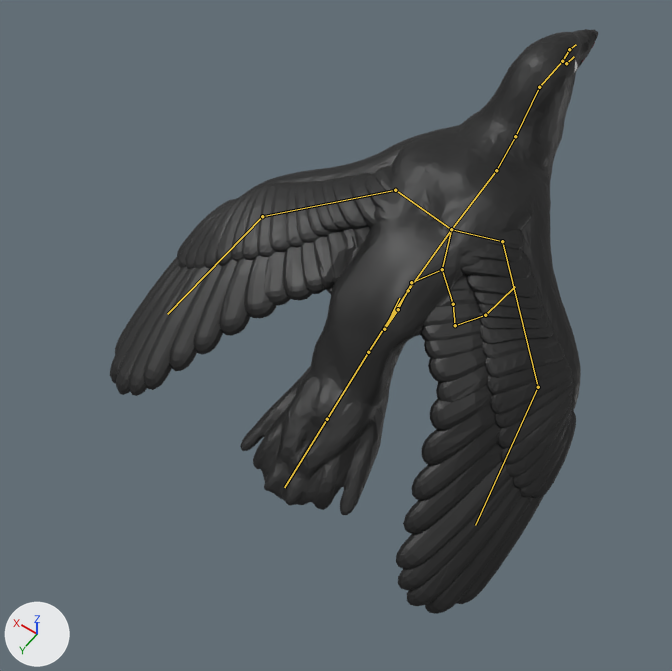
The FBX model CrowsAndNests/Assets/Models/Player/player.fbx, before and after one commit.
One viewpoint serves both versions: a 50 mm lens placed at (-3.12, 6.52, 7.25), pointed at (0.48, 1.48, -0.67). Lighting does not change. The marker at lower left points along +X, +Y and +Z. Both versions are drawn at frame 18 of the action 'Armature|Walk'; the numbers are the values there. The bones that bend it are drawn over the model as lines.

Objects in the first picture: 'crow'.
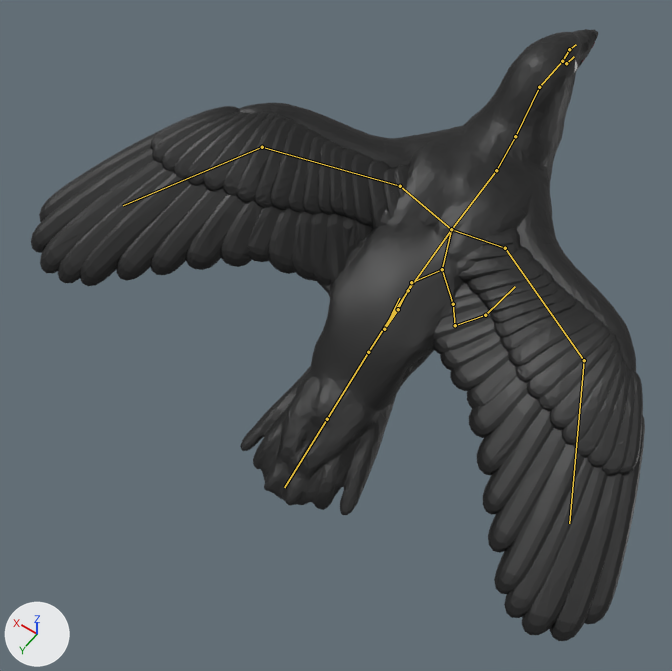
The change in detail:
Bone 'Bone_wing3.L' (bone_bone_wing3_l) turns from (0, 0, 0) to (8, -1, 1) degrees about its own x, y and z.
Bone 'Bone_wing2.L' (bone_bone_wing2_l) turns from (-26, 15, -6) to (4, -3, 0) degrees about its own x, y and z.
Bone 'Bone_wing3.R' (bone_bone_wing3_r) turns from (0, 0, 0) to (-7, -1, 1) degrees about its own x, y and z.
Bone 'Bone_wing2.R' (bone_bone_wing2_r) turns from (-46, -22, 14) to (-4, -3, 0) degrees about its own x, y and z.

Location of each change, [x1, y1, x2, y2] in pixels of the pictures (672 x 671 px):
'crow', posed (26% wider)
    before: [110, 29, 598, 614]
    after: [31, 29, 645, 641]
bone 'Bone_wing3.L', root to tip
    before: (451, 229) to (395, 190)
    after: (451, 229) to (400, 186)
bone 'Bone_wing2.L', root to tip
    before: (395, 190) to (262, 216)
    after: (400, 186) to (262, 147)
bone 'Bone_wing3.R', root to tip
    before: (451, 229) to (502, 241)
    after: (451, 229) to (505, 248)
bone 'Bone_wing2.R', root to tip
    before: (502, 241) to (538, 387)
    after: (505, 248) to (584, 360)
